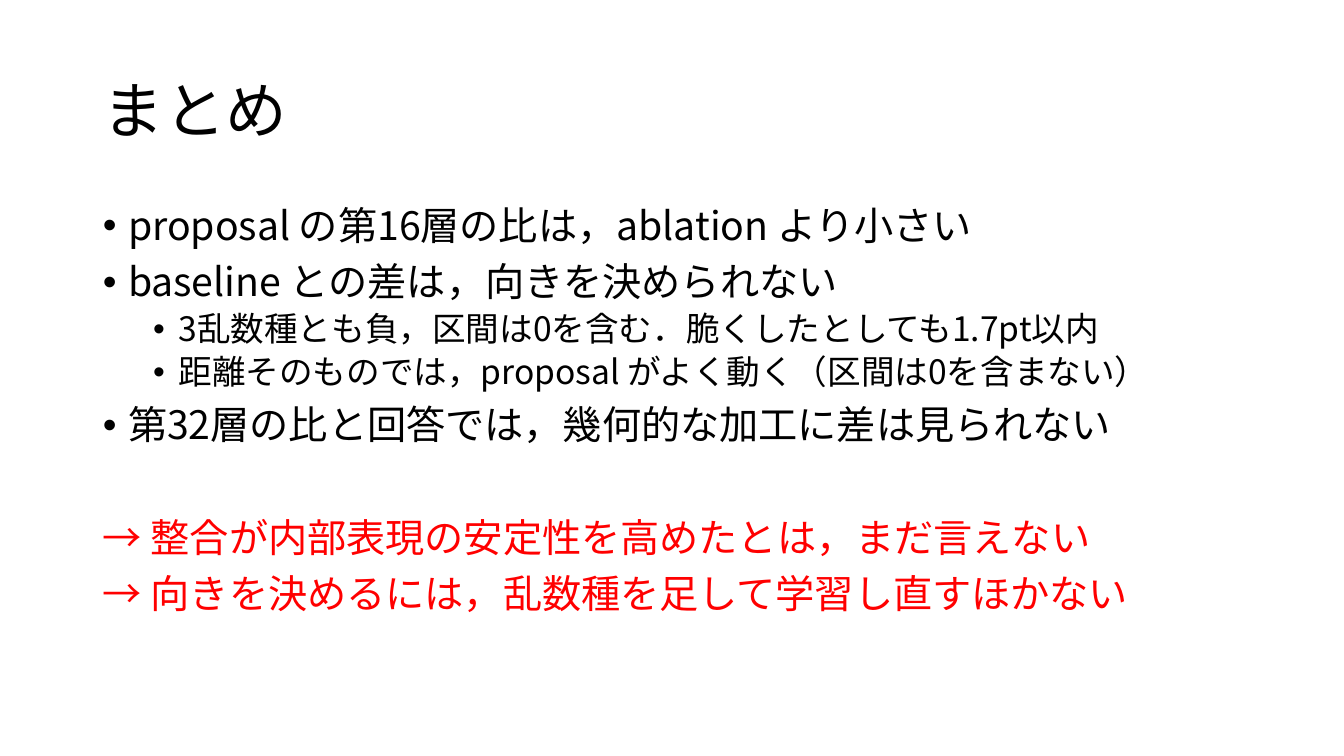
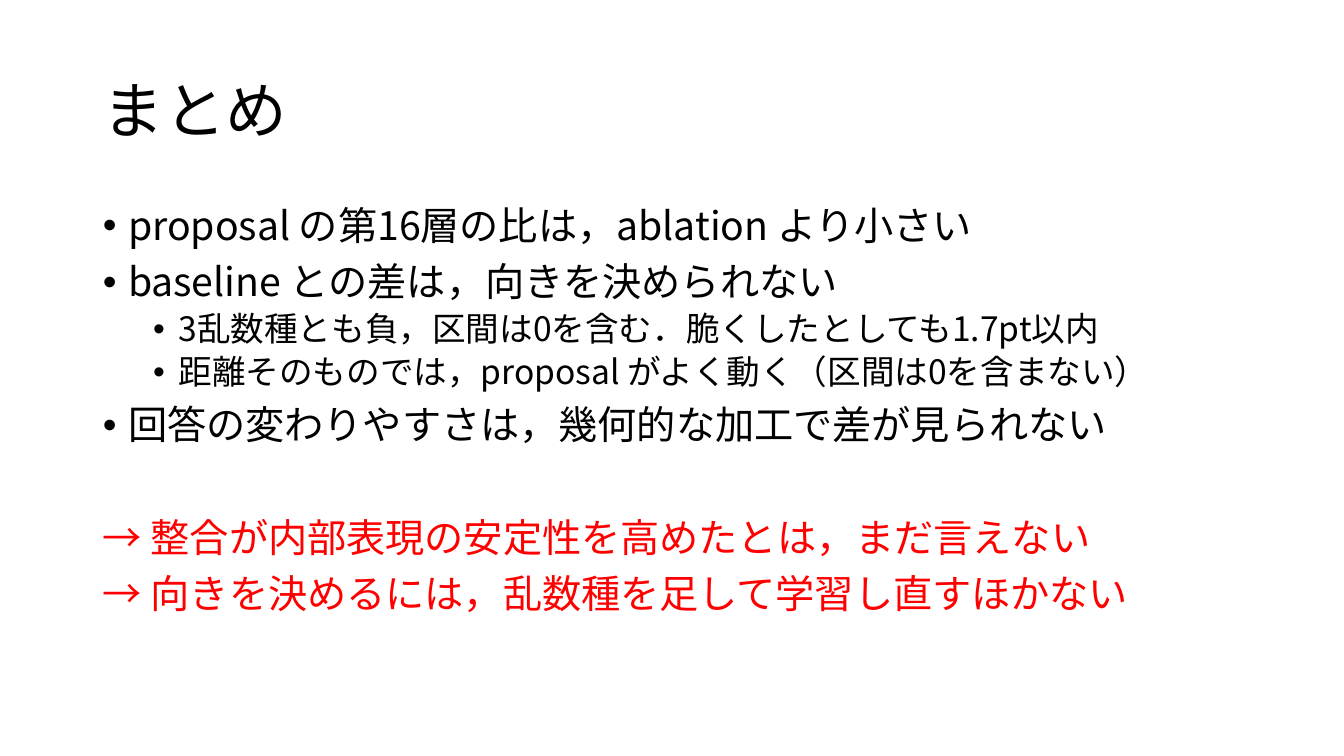
Before and after one commit to tomoking2004/cotar, a slide deck: slide 10 of presentations/20261030_進捗報告.pptx (slide 13 before the commit). Drawn at 1344x756 pixels with LibreOffice and Linux fonts; fonts in the diff are those of the drawing. Boxes give left, top, right and bottom in pixels: in the first picture for what was removed or moved away, otherwise in the second. Text is boxed around its words. In the diff, an @@ line names an element or a change of style, - is before the commit and + after.

```diff
--- a/presentations/20261030_進捗報告.pptx
+++ b/presentations/20261030_進捗報告.pptx
@@ text at <box>128,405,1107,443</box>: text changed @@
-• 第32層の比と回答では，幾何的な加工に差は見られない
+• 回答の変わりやすさは，幾何的な加工で差が見られない
```
Also in this commit, not shown: 4 other slides changed, 3 slides removed.
